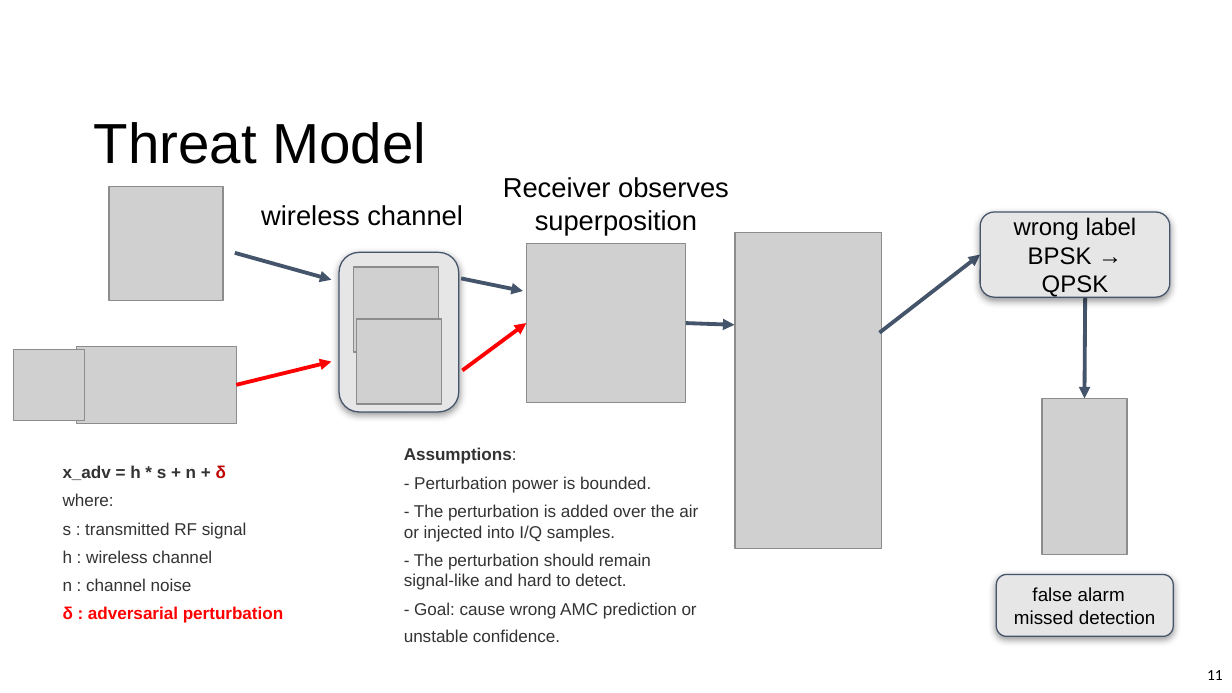
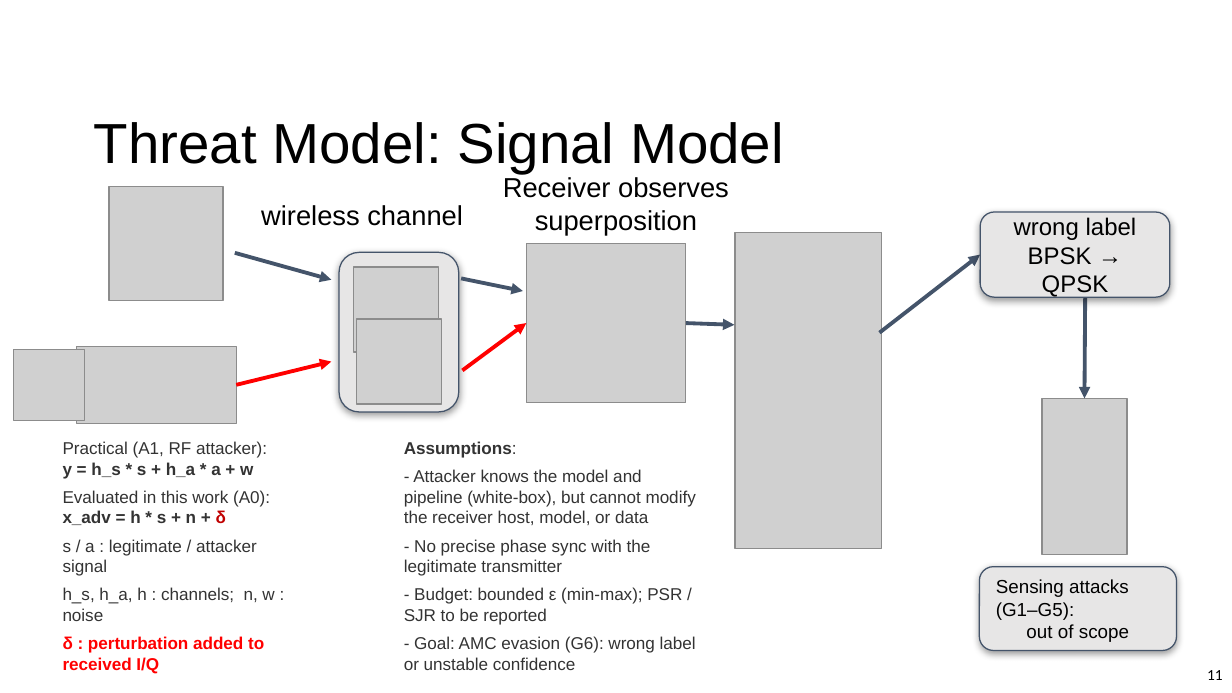
Before and after one commit to L-Lina/sdr-awn-spectrum-sensing-poc, a slide deck: slide 11 of paper_presentation_refined.pptx. Drawn at 1232x693 pixels with LibreOffice and Linux fonts; fonts in the diff are those of the drawing; grey boxes stand for pictures; background and template pictures are left out. Boxes give left, top, right and bottom in pixels: in the first picture for what was removed or moved away, otherwise in the second. Text is boxed around its words. In the diff, an @@ line names an element or a change of style, - is before the commit and + after.

```diff
--- a/paper_presentation_refined.pptx
+++ b/paper_presentation_refined.pptx
@@ title at [94,122,784,173]: text changed @@
-Threat Model
+Threat Model: Signal Model
@@ text "Practical (A1, RF attacker):": place and size @@
-text "Practical (A1, RF attacker):" at [63,465,283,623]
+text "Practical (A1, RF attacker):" at [63,441,274,674]
@@ text at [63,441,270,507]: paragraphs added @@
+Practical (A1, RF attacker):
+y = h_s * s + h_a * a + w
+Evaluated in this work (A0):
@@ text at [404,469,696,670]: text changed @@
-- Perturbation power is bounded.
-- The perturbation is added over the air or injected into I/Q samples.
-- The perturbation should remain signal-like and hard to detect.
-- Goal: cause wrong AMC prediction or unstable confidence.
+- Attacker knows the model and pipeline (white-box), but cannot modify the receiver host, model, or data
+- No precise phase sync with the legitimate transmitter
+- Budget: bounded ε (min-max); PSR / SJR to be reported
+- Goal: AMC evasion (G6): wrong label or unstable confidence
@@ text at [63,539,274,674]: text changed @@
-where:
-s : transmitted RF signal
-h : wireless channel
-n : channel noise
-δ : adversarial perturbation
+s / a : legitimate / attacker signal
+h_s, h_a, h : channels; n, w : noise
+δ : perturbation added to received I/Q
@@ rounded rectangle "Sensing attacks (G1–G5):": place and size @@
-rounded rectangle "Sensing attacks (G1–G5):" at [997,574,1174,636]
+rounded rectangle "Sensing attacks (G1–G5):" at [979,567,1177,650]
@@ text in rounded rectangle at [996,579,1129,642]: text changed @@
-false alarm
-missed detection
+Sensing attacks (G1–G5):
+out of scope
```
Also in this commit, not shown: 6 other slides changed, 2 slides added.
